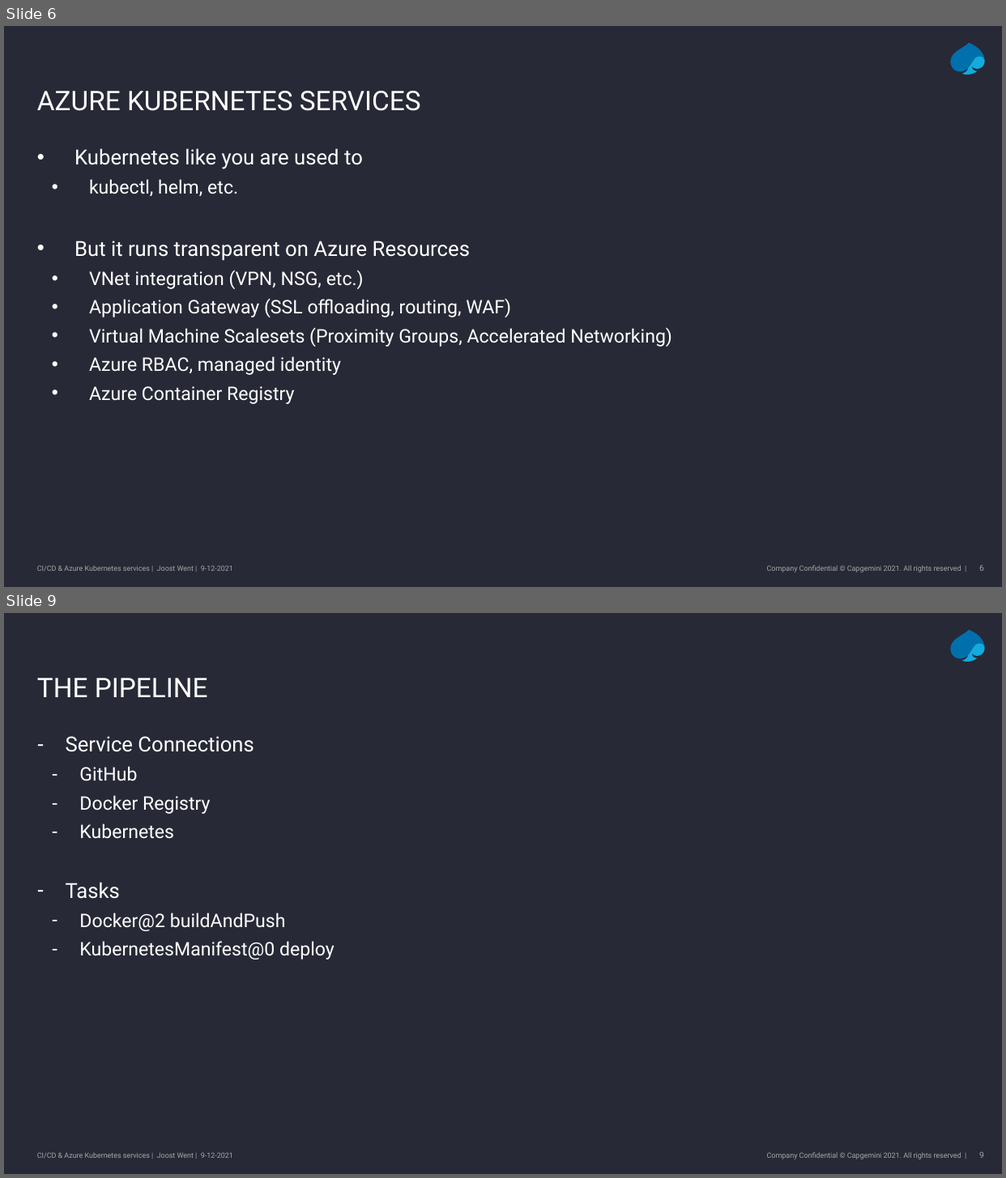
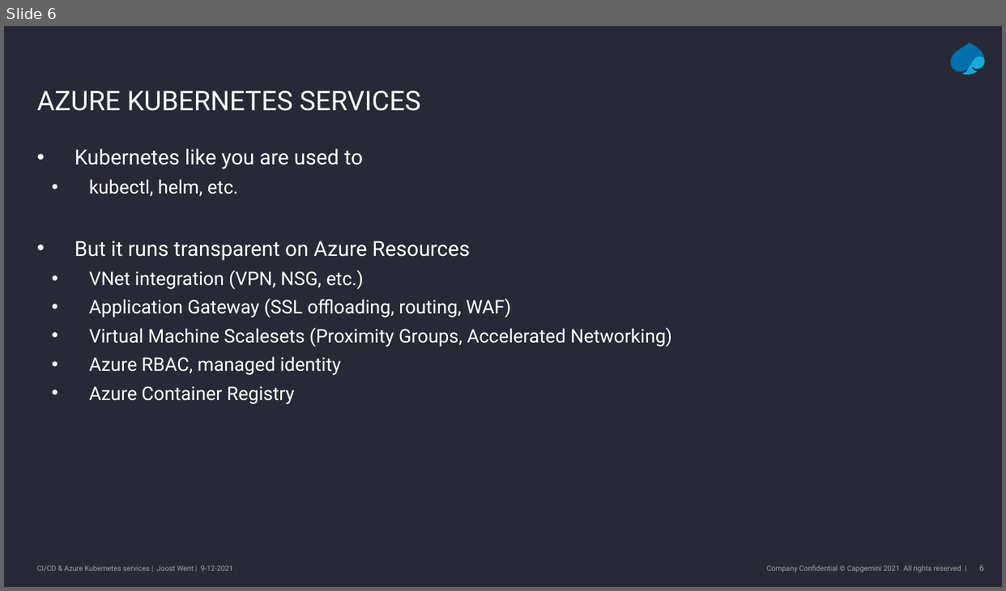
Before and after one commit to joostwent/techtalk-lunch, a slide deck: slides.pptx. Shown one above the other, each under a label of ours: slides 6 and 9 before the commit, slide 6 after it; the slides between them are not shown. The pictures are 1006x1178 and 1006x591 pixels, drawn with LibreOffice and Linux fonts; fonts in the diff are those of the drawing; background and template pictures are left out. Boxes give left, top, right and bottom in pixels: in the first picture for what was removed or moved away, otherwise in the second. Text is boxed around its words. In the diff, an @@ line names an element or a change of style, - is before the commit and + after.

```diff
--- a/slides.pptx
+++ b/slides.pptx
@@ slide 9 removed at (4,613,1002,1174), background #272936; not listed: 5 template elements that a slide beside it also shows @@
@@ title removed at (37,678,208,697) @@
-THE PIPELINE
@@ text removed at (66,736,334,960) @@
-– Service Connections
-  – GitHub
-  – Docker Registry
-  – Kubernetes
-– Tasks
-  – Docker@2 buildAndPush
-  – KubernetesManifest@0 deploy
```
Also in this commit, not shown: 4 slides changed, 3 slides added, 2 other files.
